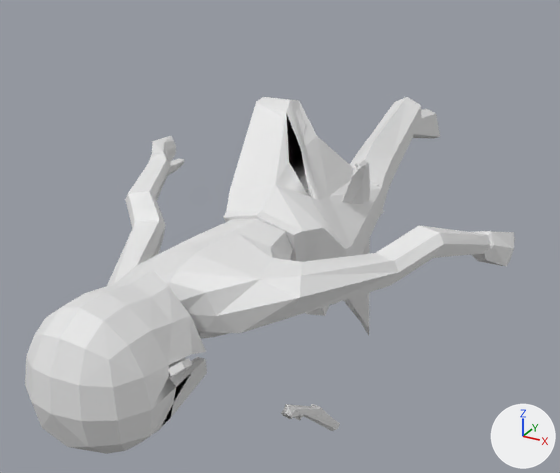
What one commit did to the OBJ model models/character/character0004.obj.
Camera for both pictures: a 50 mm lens placed at (5.99, -20.47, 5.43), pointed at (-0.93, -7.9, -0.85). The lights are fixed; the arrows at lower right show +X, +Y and +Z. The older version comes first. Where no turn or scale is listed for an object, it has been applied to the vertices. Vertices at exactly the same position are counted once.

In view in the first picture: 'body', 'hair5', 'pants', 'shoes' and 1 more.
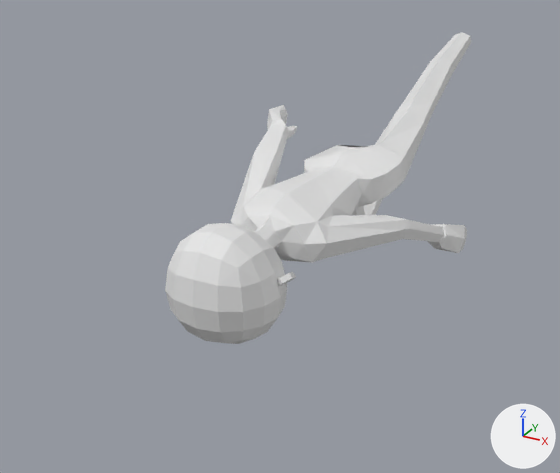
What differs and where, as boxes [x1, y1, x2, y2] in the pictures (560 x 473 px; the box of a moved part takes in the faces that stretch with it):
'body', reshaped
    before: [107, 97, 515, 434]
    after: [165, 32, 472, 344]
'hair5', deleted
    before: [25, 271, 207, 454]
'pants', deleted
    before: [223, 97, 422, 305]
'shoes', deleted
    before: [281, 160, 370, 431]
part 1 of me_body, moved or reshaped (mostly hidden before)
    before: [153, 358, 185, 434]
    after: [165, 223, 287, 344]
part 2 of me_body, moved or reshaped
    before: [169, 358, 192, 378]
    after: [277, 272, 296, 286]
part 3 of me_body, moved or reshaped
    before: [107, 97, 515, 333]
    after: [231, 32, 472, 263]

What changed in the scene script:
```text
Change me_body:
    used by ob_body; location = (0.0, 0.0, 0.0)
    remove me_body.from_pydata(...)  # 416 vertices, 819 faces; spans x -3.64..3.71, y -15.08..-2.59, z -2.75..2.07
    add me_body.from_pydata(...)  # 416 vertices, 819 faces; spans x -2.34..2.3, y -12.26..-0.64, z -1.8..2.32
    me_body part 1: the loose piece of 99 vertices spanning x -0.91..0.91, y -15.08..-12.92, z -1.26..0.86 is moved by (0.0, 2.82, 0.0)
    me_body part 2: the loose piece of 12 vertices spanning x 0.7..1.04, y -14.08..-13.58, z -0.18..0.16 is moved by (0.0, 2.82, 0.0)
    me_body part 3: 293 of 416 vertices moved; they spanned x -3.64..3.71, y -13.54..-2.59, z -2.75..2.07 and now span x -2.34..2.3, y -10.72..-0.64, z -1.8..2.32; mean shift (-0.01, 2.51, 0.02); largest move (3.59, -7.78, -0.41) -> (2.18, -5.54, -1.39)
    other edits to the shape of me_body do not show in these pictures
Remove ob_hair5:
    ob_hair5 = bpy.data.objects.new('hair5', me_hair5)
    ob_hair5.location = (0.0, 0.0, 0.0)
Remove ob_pants:
    ob_pants = bpy.data.objects.new('pants', me_pants)
    ob_pants.location = (0.0, 0.0, 0.0)
Remove ob_shoes:
    ob_shoes = bpy.data.objects.new('shoes', me_shoes)
    ob_shoes.location = (0.0, 0.0, 0.0)
```
